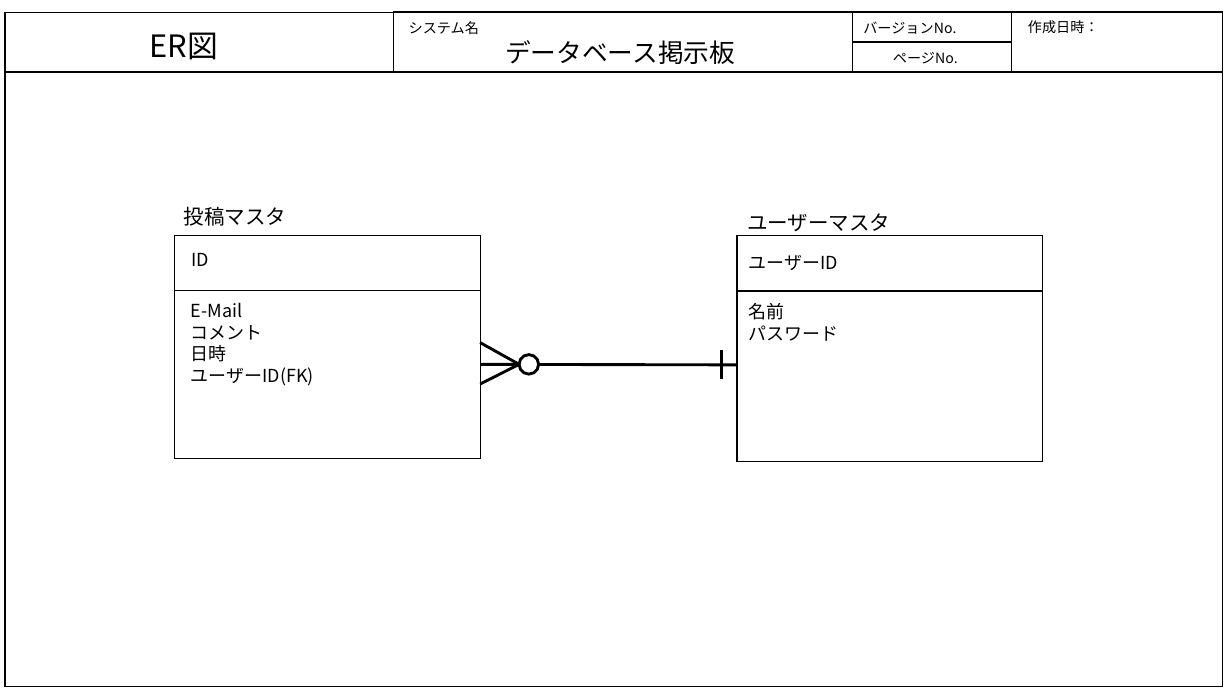
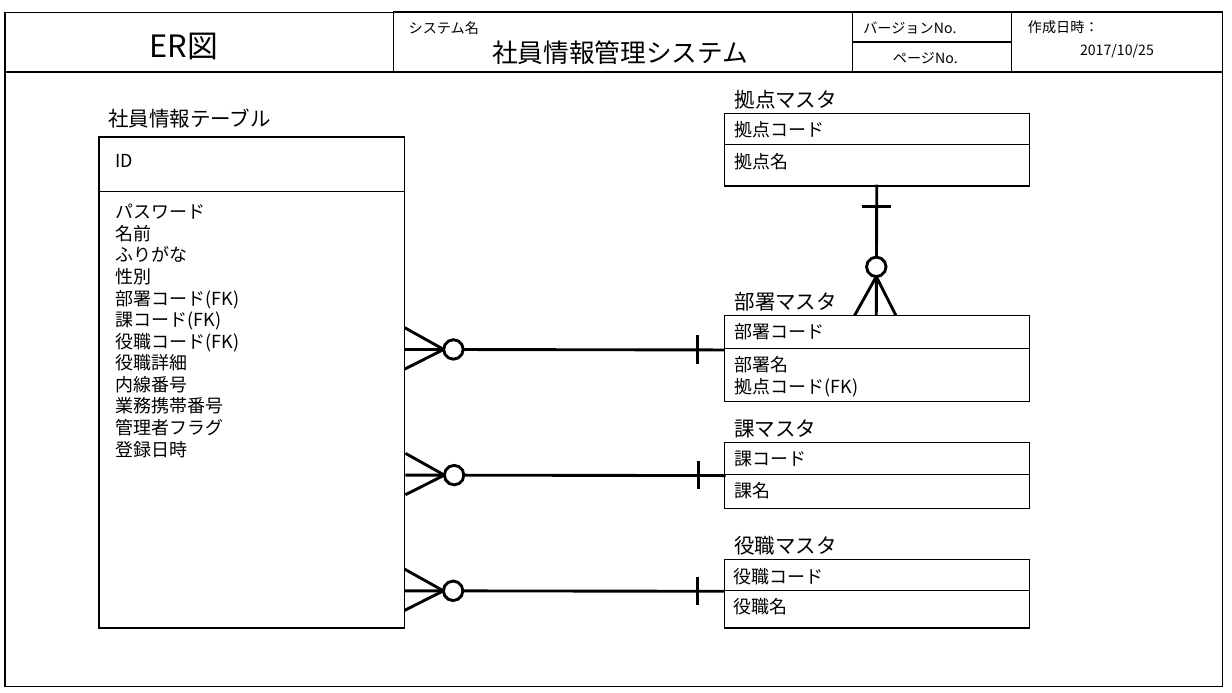
Before and after one commit to java201710/java, a slide deck: slide 1 of 総合演習資料/2.外部設計/ER図_DB.pptx. Drawn at 1232x693 pixels with LibreOffice and Linux fonts; fonts in the diff are those of the drawing. Boxes give left, top, right and bottom in pixels: in the first picture for what was removed or moved away, otherwise in the second. Text is boxed around its words. In the diff, an @@ line names an element or a change of style, - is before the commit and + after.

```diff
--- a/総合演習資料/2.外部設計/ER図_DB.pptx
+++ b/総合演習資料/2.外部設計/ER図_DB.pptx
@@ text at box(492, 40, 748, 64): text changed @@
-データベース掲示板
+社員情報管理システム
@@ text added at box(1080, 43, 1154, 58), 11 pt, text #000000 @@
+2017/10/25
@@ text at box(735, 89, 837, 109): text changed @@
-ユーザーマスタ
+拠点マスタ
@@ text added at box(108, 108, 270, 128), 16 pt, text #000000 @@
+社員情報テーブル
@@ rectangle: place and size @@
-rectangle at box(738, 236, 1043, 461)
+rectangle at box(725, 114, 1031, 187)
@@ rectangle: place and size @@
-rectangle at box(175, 236, 481, 458)
+rectangle at box(99, 137, 405, 628)
@@ text "ID": place and size @@
-text "ID" at box(191, 252, 209, 266)
+text "ID" at box(116, 153, 134, 167)
@@ line moved from (738, 291) - (1043, 291) to (725, 144) - (1030, 144) @@
@@ text at box(735, 121, 825, 138): text changed @@
-ユーザーID
+拠点コード
@@ text at box(735, 153, 789, 170): text changed @@
-名前
-パスワード
+拠点名
@@ line moved from (175, 290) - (481, 290) to (99, 191) - (405, 191) @@
@@ text at box(115, 203, 239, 458): text changed @@
-E-Mail
-コメント
-日時
-ユーザーID(FK)
+パスワード
+名前
+ふりがな
+性別
+部署コード(FK)
+課コード(FK)
+役職コード(FK)
+役職詳細
+内線番号
+業務携帯番号
+管理者フラグ
+登録日時
@@ group added at box(855, 185, 897, 315): 4 lines, 1 ellipse @@
@@ line moved from (519, 364) - (481, 384) to (405, 328) - (444, 349) @@
@@ line moved from (481, 343) - (519, 364) to (444, 349) - (405, 369) @@
@@ line moved from (481, 364) - (738, 365) to (405, 349) - (726, 350) @@
@@ ellipse: place and size @@
-ellipse at box(519, 355, 539, 374)
+ellipse at box(444, 340, 463, 360)
@@ line moved from (722, 350) - (722, 379) to (698, 335) - (698, 364) @@
@@ group added at box(725, 292, 1031, 401): 3 texts, 1 rectangle, 1 line @@
+部署マスタ
+部署コード
+部署名
+拠点コード(FK)
@@ text at box(735, 419, 817, 438): text changed @@
-投稿マスタ
+課マスタ
@@ group added at box(406, 454, 726, 494): 4 lines, 1 ellipse @@
@@ group added at box(725, 443, 1031, 509): 2 texts, 1 rectangle, 1 line @@
+課コード
+課名
@@ group added at box(405, 569, 725, 611): 4 lines, 1 ellipse @@
@@ group added at box(725, 535, 1031, 628): 3 texts, 1 rectangle, 1 line @@
+役職マスタ
+役職コード
+役職名
```
